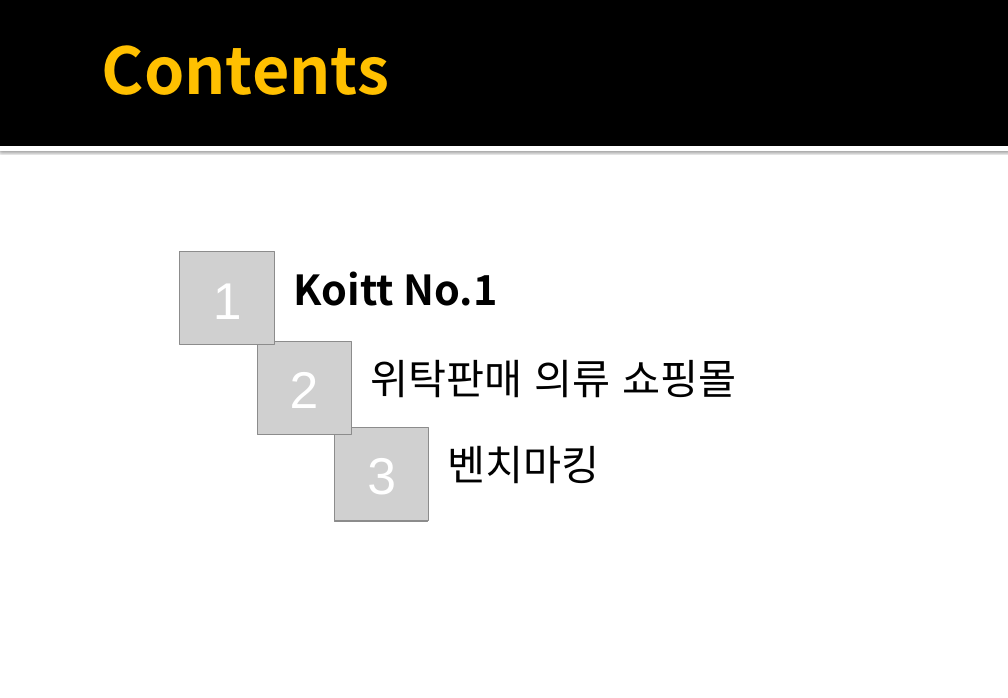
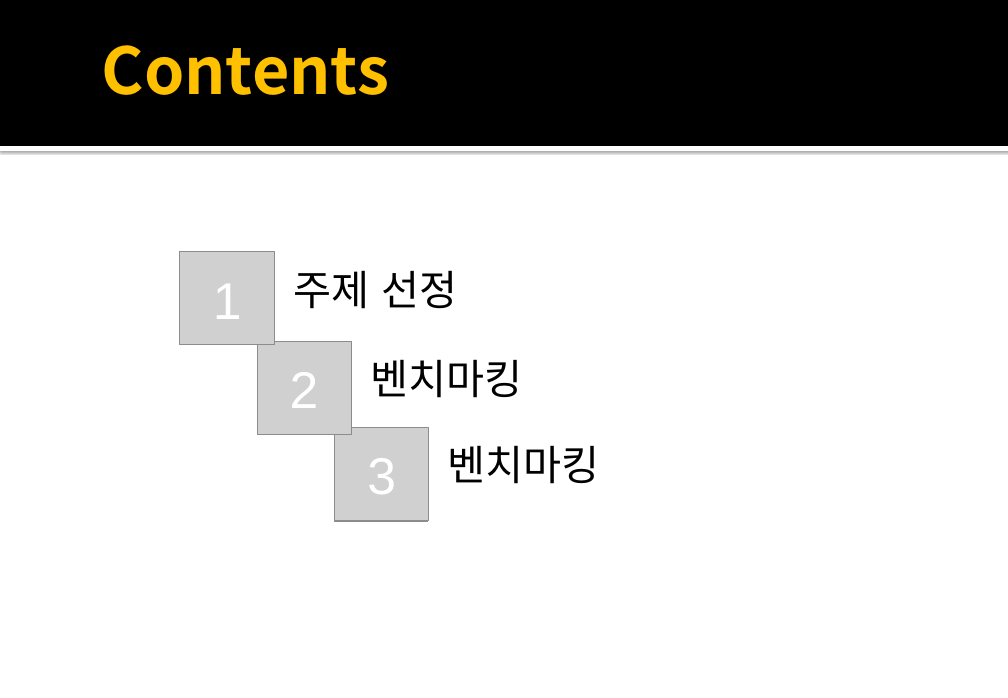
Before and after one commit to sjh1123/ShinJaeHo, a slide deck: slide 2 of 01_메인.pptx. Drawn at 1008x698 pixels with LibreOffice and Linux fonts; fonts in the diff are those of the drawing; grey boxes stand for pictures. Boxes give left, top, right and bottom in pixels: in the first picture for what was removed or moved away, otherwise in the second. Text is boxed around its words. In the diff, an @@ line names an element or a change of style, - is before the commit and + after.

```diff
--- a/01_메인.pptx
+++ b/01_메인.pptx
@@ text at (294,270,458,309): text changed; bold off @@
-Koitt No.1
+주제 선정
@@ text at (371,359,523,398): text changed @@
-위탁판매 의류 쇼핑몰
+벤치마킹
```
Also in this commit, not shown: 3 other slides changed, 1 slide removed, 2 other files.
